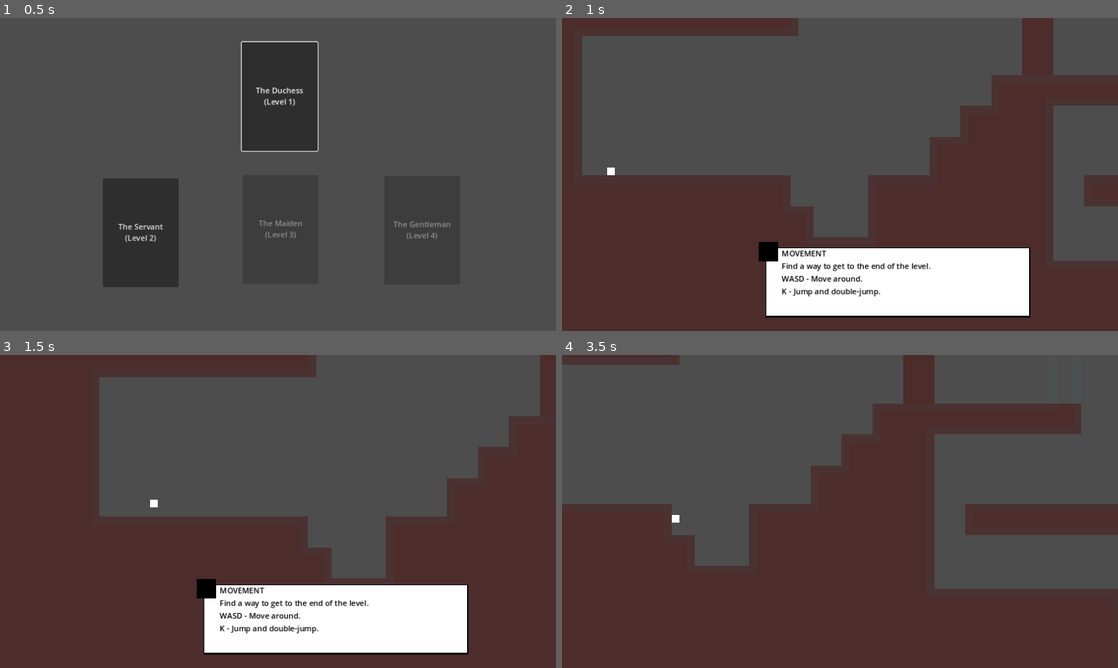
Above: before the commit, frames 1-4 (two rows, left to right).
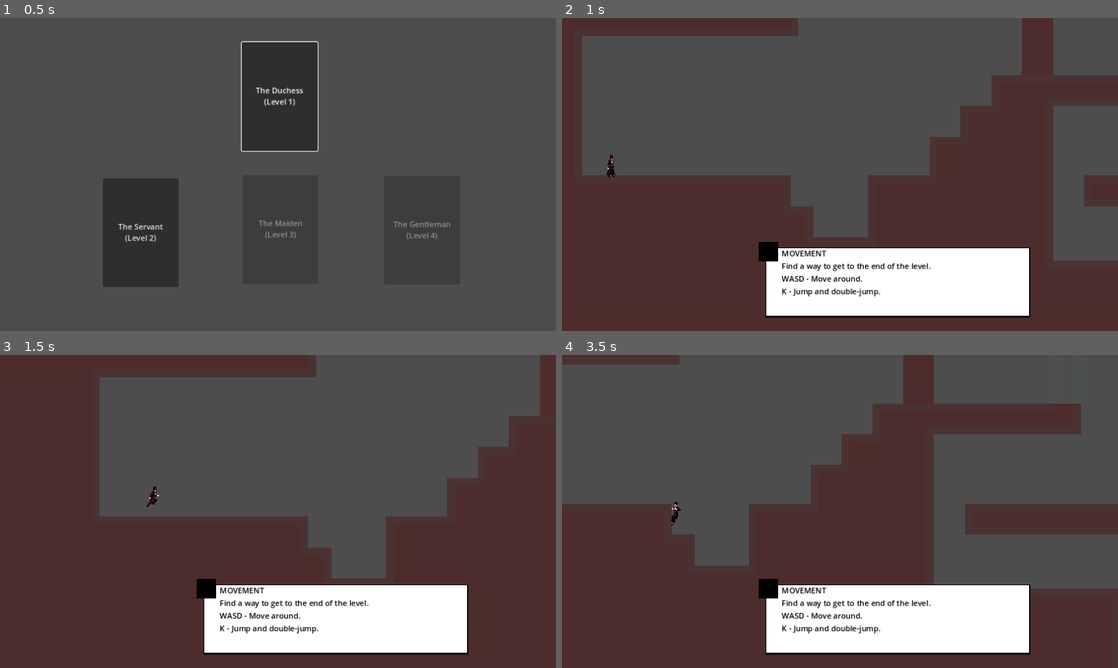
Above: after the commit, the same moments.

Repository: gogwilt/secrets-game-jam
Game: Godot game, scene res://main.tscn
Same seed, same stepped clock (60 frames per second), same inputs: the game is played once before the commit and once after it.
Inputs:
- Up to frame 1 (0.5 s): no input
- Up to frame 2 (1 s): click "The Duchess (Level 1)" at 0.5 s
- Up to frame 3 (1.5 s): hold D (move_right) from 1.28 s (still down); hold Space (jump) from 1.28 s (still down); tap L (boost) at 1.35 s
- Up to frame 4 (3.5 s): release Space (jump) at 2.03 s; tap Space (jump) at 2.1, 2.27, 2.57 s; tap L (boost) at 2.3, 2.85 s; release D (move_right) at 2.78 s; hold A (move_left) from 2.78 s (still down); hold Space (jump) from 2.78 s (still down)

Frame 1 is identical in both runs. In frame 2, less than 0.1% of the frame differs, in the area x 8-10%, y 43-52%; in frame 3, less than 0.1%; in frame 4, 11%, in the area x 19-100%, y 0-96%.

Commit message:
Adds animated player sprite

Diff:
--- a/concepts/level_player.tscn
+++ b/concepts/level_player.tscn
@@ -85,7 +85,8 @@
 }
 
 [node name="Player" parent="." groups=["player"] instance=ExtResource("3_tcu1j")]
-position = Vector2(1344, -9)
+position = Vector2(1344, -8)
+metadata/_edit_group_ = true
 
 [node name="Camera2D" type="Camera2D" parent="Player"]
 position = Vector2(279, 0)
--- a/player/player.gd
+++ b/player/player.gd
@@ -61,8 +61,9 @@
 
 	var direction := Input.get_axis("move_left", "move_right")
 	var unit_direction := 0 if direction == 0 else 1 if direction > 0 else -1
-	if unit_direction:
+	if unit_direction and current_direction != unit_direction:
 		current_direction = unit_direction
+		$AnimatedSprite2D.scale *= Vector2(-1, 1)
 
 func _track_layer_switch_for_boost(layer: Dimension) -> void:
 	if layer == Dimension.SUB:
@@ -86,3 +87,15 @@
 
 func _on_boost_charge_update() -> void:
 	%BoostIndicator.emitting = dimension_boost_charged
+
+func animate_idle() -> void:
+	$AnimatedSprite2D.play("default")
+
+func animate_jump_up() -> void:
+	$AnimatedSprite2D.play("jump_up")
+
+func animate_jump_down() -> void:
+	$AnimatedSprite2D.play("jump_down")
+
+func animate_run() -> void:
+	$AnimatedSprite2D.play("run")
--- a/player/player.tscn
+++ b/player/player.tscn
@@ -1,21 +1,136 @@
-[gd_scene load_steps=8 format=3 uid="uid://b8m6yl4vxq41k"]
+[gd_scene load_steps=23 format=3 uid="uid://b8m6yl4vxq41k"]
 
 [ext_resource type="Script" path="res://player/player.gd" id="1_5otab"]
 [ext_resource type="Texture2D" uid="uid://dt00pmay67o0d" path="res://assets/white-16x16.png" id="1_7evac"]
+[ext_resource type="Texture2D" uid="uid://2jc1ykavq7ro" path="res://assets/generated-sprite.png" id="3_7lr0j"]
 [ext_resource type="PackedScene" uid="uid://be0dsd6ctwcst" path="res://player/states/state_machine.tscn" id="3_v4sdo"]
 [ext_resource type="PackedScene" uid="uid://ckgwenlkp8pj2" path="res://player/states/ground_state.tscn" id="4_nmp6a"]
 [ext_resource type="PackedScene" uid="uid://b6san3hcuu7t8" path="res://player/states/falling_state.tscn" id="5_8beaw"]
 [ext_resource type="PackedScene" uid="uid://cddfljqinlj3g" path="res://player/states/boost_state.tscn" id="6_edjx4"]
 
 [sub_resource type="RectangleShape2D" id="RectangleShape2D_6ngxk"]
-size = Vector2(16, 16)
+size = Vector2(18, 36.875)
+
+[sub_resource type="AtlasTexture" id="AtlasTexture_v4ee6"]
+atlas = ExtResource("3_7lr0j")
+region = Rect2(128, 0, 128, 128)
+
+[sub_resource type="AtlasTexture" id="AtlasTexture_qj4y0"]
+atlas = ExtResource("3_7lr0j")
+region = Rect2(128, 384, 128, 128)
+
+[sub_resource type="AtlasTexture" id="AtlasTexture_vsr2m"]
+atlas = ExtResource("3_7lr0j")
+region = Rect2(256, 256, 128, 128)
+
+[sub_resource type="AtlasTexture" id="AtlasTexture_sv5vp"]
+atlas = ExtResource("3_7lr0j")
+region = Rect2(384, 256, 128, 128)
+
+[sub_resource type="AtlasTexture" id="AtlasTexture_0d8oj"]
+atlas = ExtResource("3_7lr0j")
+region = Rect2(0, 384, 128, 128)
+
+[sub_resource type="AtlasTexture" id="AtlasTexture_sbx1c"]
+atlas = ExtResource("3_7lr0j")
+region = Rect2(384, 0, 128, 128)
+
+[sub_resource type="AtlasTexture" id="AtlasTexture_mcxal"]
+atlas = ExtResource("3_7lr0j")
+region = Rect2(0, 128, 128, 128)
+
+[sub_resource type="AtlasTexture" id="AtlasTexture_h2nsl"]
+atlas = ExtResource("3_7lr0j")
+region = Rect2(128, 128, 128, 128)
+
+[sub_resource type="AtlasTexture" id="AtlasTexture_r6oin"]
+atlas = ExtResource("3_7lr0j")
+region = Rect2(256, 128, 128, 128)
+
+[sub_resource type="AtlasTexture" id="AtlasTexture_ldqvt"]
+atlas = ExtResource("3_7lr0j")
+region = Rect2(384, 128, 128, 128)
+
+[sub_resource type="AtlasTexture" id="AtlasTexture_n6ihx"]
+atlas = ExtResource("3_7lr0j")
+region = Rect2(0, 256, 128, 128)
+
+[sub_resource type="AtlasTexture" id="AtlasTexture_ngh37"]
+atlas = ExtResource("3_7lr0j")
+region = Rect2(128, 256, 128, 128)
+
+[sub_resource type="AtlasTexture" id="AtlasTexture_u8byv"]
+atlas = ExtResource("3_7lr0j")
+region = Rect2(256, 256, 128, 128)
+
+[sub_resource type="SpriteFrames" id="SpriteFrames_3tl73"]
+animations = [{
+"frames": [{
+"duration": 1.0,
+"texture": SubResource("AtlasTexture_v4ee6")
+}],
+"loop": true,
+"name": &"default",
+"speed": 5.0
+}, {
+"frames": [{
+"duration": 1.0,
+"texture": SubResource("AtlasTexture_qj4y0")
+}],
+"loop": true,
+"name": &"jump_down",
+"speed": 5.0
+}, {
+"frames": [{
+"duration": 1.0,
+"texture": SubResource("AtlasTexture_vsr2m")
+}, {
+"duration": 1.0,
+"texture": SubResource("AtlasTexture_sv5vp")
+}, {
+"duration": 1.0,
+"texture": SubResource("AtlasTexture_0d8oj")
+}],
+"loop": false,
+"name": &"jump_up",
+"speed": 5.0
+}, {
+"frames": [{
+"duration": 1.0,
+"texture": SubResource("AtlasTexture_sbx1c")
+}, {
+"duration": 1.0,
+"texture": SubResource("AtlasTexture_mcxal")
+}, {
+"duration": 1.0,
+"texture": SubResource("AtlasTexture_h2nsl")
+}, {
+"duration": 1.0,
+"texture": SubResource("AtlasTexture_r6oin")
+}, {
+"duration": 1.0,
+"texture": SubResource("AtlasTexture_ldqvt")
+}, {
+"duration": 1.0,
+"texture": SubResource("AtlasTexture_n6ihx")
+}, {
+"duration": 1.0,
+"texture": SubResource("AtlasTexture_ngh37")
+}, {
+"duration": 1.0,
+"texture": SubResource("AtlasTexture_u8byv")
+}],
+"loop": true,
+"name": &"run",
+"speed": 8.0
+}]
 
 [node name="Player" type="CharacterBody2D"]
 collision_layer = 4
 script = ExtResource("1_5otab")
 
 [node name="CollisionShape2D" type="CollisionShape2D" parent="."]
-position = Vector2(0, -8)
+position = Vector2(0, -18.5625)
 shape = SubResource("RectangleShape2D_6ngxk")
 
 [node name="BoostIndicator" type="CPUParticles2D" parent="."]
@@ -44,8 +159,17 @@
 color = Color(0.947865, 0.293211, 0.484936, 1)
 
 [node name="White-16x16" type="Sprite2D" parent="."]
+visible = false
 position = Vector2(0, -8)
 texture = ExtResource("1_7evac")
+
+[node name="AnimatedSprite2D" type="AnimatedSprite2D" parent="."]
+position = Vector2(1.42109e-14, -18)
+scale = Vector2(0.4, 0.4)
+sprite_frames = SubResource("SpriteFrames_3tl73")
+animation = &"run"
+frame = 4
+frame_progress = 0.713532
 
 [node name="StateMachine" parent="." instance=ExtResource("3_v4sdo")]
 
@@ -68,7 +192,7 @@
 unique_name_in_owner = true
 
 [node name="CollisionShape2D" type="CollisionShape2D" parent="AlternateLevelDetector"]
-position = Vector2(0, -8)
+position = Vector2(0, -19)
 shape = SubResource("RectangleShape2D_6ngxk")
 
 [node name="BoostChargeTimer" type="Timer" parent="."]
--- a/player/states/boost_state.gd
+++ b/player/states/boost_state.gd
@@ -18,6 +18,9 @@
 		player.velocity = speed * direction.normalized()
 	else:
 		player.velocity = Vector2(speed * player.current_direction, 0)
+
+	# TODO Special boost animation
+	player.animate_jump_up()
 
 func exit() -> void:
 	$Timer.stop()
--- a/player/states/falling_state.gd
+++ b/player/states/falling_state.gd
@@ -44,6 +44,10 @@
 		# No input, so quickly decelerate
 		player.velocity.x = move_toward(player.velocity.x, 0, Player.AIR_DECELERATION * delta)
 
+	if player.velocity.y < 0:
+		player.animate_jump_up()
+	else:
+		player.animate_jump_down()
 
 	player.move_and_slide()
 
--- a/player/states/ground_state.gd
+++ b/player/states/ground_state.gd
@@ -38,6 +38,11 @@
 		# No input, so quickly decelerate
 		player.velocity.x = move_toward(player.velocity.x, 0, Player.GROUND_DECELERATION * delta)
 
+	if abs(player.velocity.x) > 10:
+		player.animate_run()
+	else:
+		player.animate_idle()
+
 	player.move_and_slide()
 
 func update(delta: float) -> void:
--- a/project.godot
+++ b/project.godot
@@ -18,6 +18,10 @@
 [display]
 
 window/stretch/mode="canvas_items"
+
+[editor]
+
+movie_writer/movie_file="demo.avi"
 
 [global_group]
 
Binary file added: assets/generated-sprite.png
Not shown, added: assets/generated-sprite.png.import
